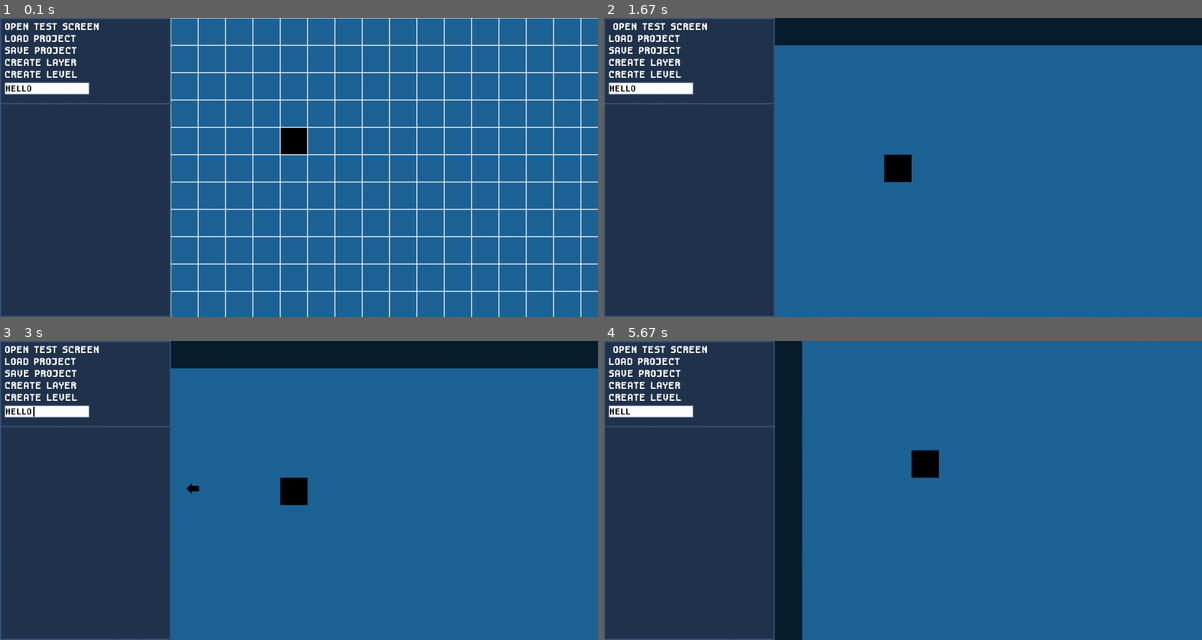
Above: before the commit, frames 1-4 (two rows, left to right).
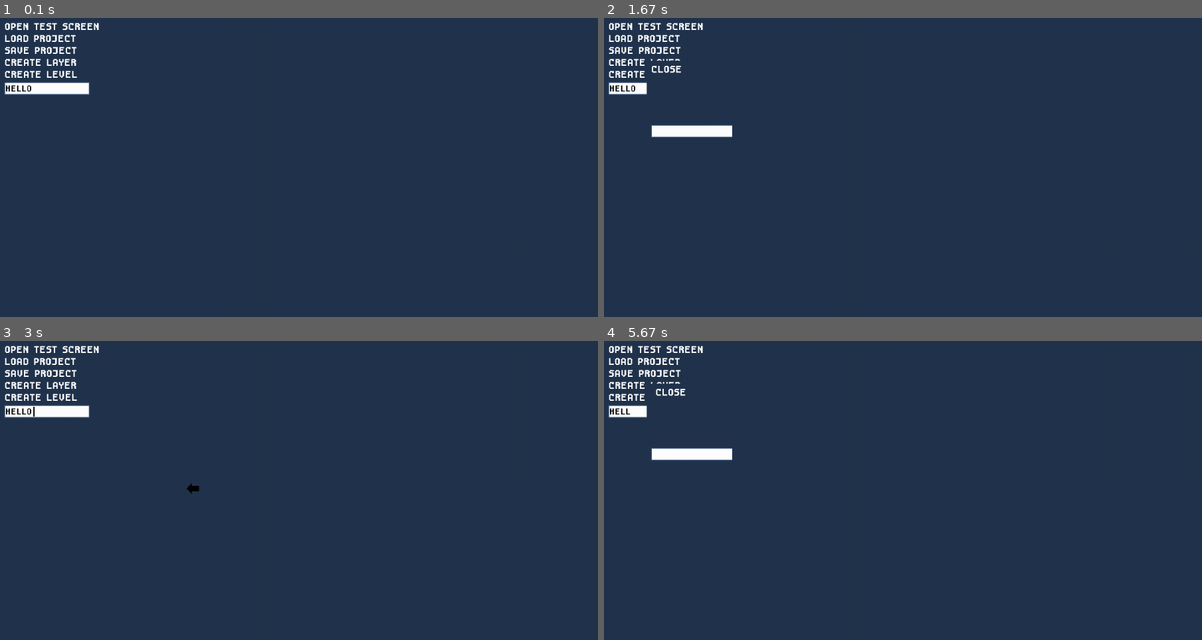
Above: after the commit, the same moments.

Repository: ImYourDope/PyGameLevelDesigner
Game: pygame game, started from main.py
The game is run twice, just before and just after one commit, with the same random seed, the same clock (stepped at 60 frames per second) and the same inputs.
Inputs (mouse positions are in pixels of both pictures, inside the frame that each line leads up to):
- Up to frame 1 (0.1 s): no input
- Up to frame 2 (1.67 s): press the mouse at (645, 50) at 0.37 s; move the mouse to (729, 62) at 0.47 s; release the mouse at (813, 74) at 0.6 s; press the mouse at (986, 38) at 0.7 s; move the mouse to (950, 53) at 0.8 s; release the mouse at (914, 65) at 0.93 s; press the mouse at (645, 38) at 1.03 s; move the mouse to (723, 158) at 1.13 s; release the mouse at (801, 281) at 1.27 s; click (657, 26) at 1.38 s
- Up to frame 3 (3 s): click (382, 619) at 1.88 s; press the mouse at (59, 391) at 2.2 s; move the mouse to (161, 427) at 2.3 s; release the mouse at (263, 463) at 2.43 s; click (526, 379) at 2.55 s; press the mouse at (47, 412) at 2.87 s; move the mouse to (191, 487) at 2.97 s
- Up to frame 4 (5.67 s): release the mouse at (944, 565) at 3.1 s; tap Backspace at 3.17 s; press the mouse at (645, 373) at 3.53 s; move the mouse to (729, 394) at 3.63 s; release the mouse at (807, 415) at 3.77 s; press the mouse at (657, 349) at 3.87 s; move the mouse to (765, 370) at 3.97 s; release the mouse at (879, 388) at 4.1 s; press the mouse at (693, 454) at 4.2 s; move the mouse to (891, 493) at 4.3 s; release the mouse at (1088, 535) at 4.43 s; press the mouse at (795, 490) at 4.53 s; move the mouse to (903, 514) at 4.63 s; release the mouse at (1010, 535) at 4.77 s; press the mouse at (669, 391) at 4.87 s; move the mouse to (801, 454) at 4.97 s; release the mouse at (932, 517) at 5.1 s; click (968, 601) at 5.22 s; press the mouse at (657, 349) at 5.53 s; move the mouse to (747, 379) at 5.63 s

The runs differ from the first frame. In frame 1, 72% of the frame differs, in the area x 0-100%, y 0-100%; in frame 2, 74%; in frame 3, 72%; in frame 4, 74%.

Commit message:
Created Layout manager

Diff:
--- a/Interface/button.py
+++ b/Interface/button.py
@@ -2,7 +2,7 @@
 
 from settings import *
 from .dom_element import DOMElement
-from event_manager import dom_event_manager
+from Layout import layout_manager
 
 
 class Button(DOMElement):
@@ -35,7 +35,9 @@
         return self.rect.collidepoint(cors) or self.shift_rect.collidepoint(cors)
 
     def draw(self, screen):
-        if not dom_event_manager.ishovered(self.id):
+        if self.id == 'close-popup':
+            pass
+        if not layout_manager.ishovered(self.id):
             screen.blit(self.surface, (self.pos[0], self.pos[1]))
         else:
             screen.blit(self.surface, (self.shift_pos[0], self.shift_pos[1]))
--- a/Interface/dom_element.py
+++ b/Interface/dom_element.py
@@ -20,3 +20,6 @@
 
     def onunfocus(self, event):
         """Processes unfocus event"""
+
+    def draw(self, screen):
+        """Draws self on screen"""
--- a/Interface/input.py
+++ b/Interface/input.py
@@ -1,8 +1,7 @@
 from settings import *
 
 from .dom_element import DOMElement
-from event_manager import dom_event_manager
-
+from Layout import layout_manager
 
 class Input(DOMElement):
     DEFAULT = {
@@ -27,9 +26,10 @@
         self.render_rect = None
         self.render_surface = pygame.Surface((1, 1))
         self.font = pygame.font.Font(inputline_font, self.rect.height - 2 * inputline_border_thickness)
+
+    def draw(self, screen):
         self.update_surface()
 
-    def draw(self, screen):
         pygame.draw.rect(screen, inputline_background_color, self.rect)
         pygame.draw.rect(screen, inputline_border_color, self.rect, inputline_border_thickness)
         screen.blit(self.render_surface.subsurface(
@@ -45,7 +45,7 @@
         self.render_surface = pygame.Surface((self.render_rect.width + 7, self.render_rect.height))
         self.render_surface.fill(inputline_background_color)
         self.render_surface.blit(self.render, (0, 0))
-        if dom_event_manager.infocus(self.id):
+        if layout_manager.infocus(self.id):
             pygame.draw.line(self.render_surface, 'black', (self.render_rect.width + 4, 2),
                              (self.render_rect.width + 4, self.render_rect.height - 2), 3)
 
@@ -67,4 +67,4 @@
         self.update_surface()
 
     def inputline_end(self, output):
-        output = self.texte
+        output = self.text
--- a/Interface/toggle.py
+++ b/Interface/toggle.py
@@ -1,6 +1,6 @@
 from .button import Button
 
-from event_manager import dom_event_manager, event_manager
+from event_manager import event_manager
 
 
 class Toggle(Button):
--- a/Layout.py
+++ b/Layout.py
@@ -1,6 +1,142 @@
+import pygame
+
+from event_manager import DOMEventElement, Singleton
+from settings import ui_main_color
+
+
 class Layout:
-    def __init__(self, dom):
-        self.dom = dom
+    DEFAULT = {
+        'x': 0,
+        'y': 0,
+        'width': 200,
+        'height': 200
+    }
+
+    def __init__(self, dom, properties):
+        self.properties = properties
+        self.dom = dict()
+        self.data = {
+            'object in focus': None
+        }
+        for elem in dom:
+            self.dom[elem.id] = DOMEventElement(elem)
+
+    def on(self, action, id, callback):
+        if id not in self.dom:
+            raise Exception('Incorrect ID')
+        self.dom[id].on(action, callback)
+
+    def onclick(self, id, callback):
+        self.on('click', id, callback)
+
+    def onhover(self, id, callback):
+        self.on('hover', id, callback)
+
+    def oninput(self, id, callback):
+        self.on('input', id, callback)
+
+    def onchange(self, id, callback):
+        self.on('change', id, callback)
+
+    def infocus(self, id):
+        if id not in self.dom:
+            return False
+        return self.data['object in focus'] == id
+
+    def ishovered(self, id):
+        if id not in self.dom:
+            return False
+        return self.dom[id].props['hover']
+
+    def elem_collision(self, id, cors):
+        return self.dom[id].mouse_collision(cors)
+
+    def change_focus(self, new_focus):
+        old_focus = self.data['object in focus']
+        self.data['object in focus'] = new_focus
+
+        if old_focus is not None:
+            prev = self.dom[old_focus]
+            prev.process_event('unfocus')
+
+        if new_focus is not None:
+            next = self.dom[new_focus]
+            next.process_event('focus')
+
+    def cors_to_dict(self, cors):
+        return {
+            'x': cors[0],
+            'y': cors[1]
+        }
+
+    def process_event(self, event):
+        if event.type == pygame.KEYDOWN:
+            if self.data['object in focus'] is not None:
+                self.dom[self.data['object in focus']].process_event('input', event)
+        elif event.type == pygame.MOUSEBUTTONDOWN:
+            for elem in self.dom.values():
+                if elem.mouse_collision(layout_manager.cors_to_relative_pos(pygame.mouse.get_pos())):
+                    elem.process_event('click', event)
+                    self.change_focus(elem.id)
+                    break
+            else:
+                self.change_focus(None)
+        elif event.type == pygame.MOUSEMOTION:
+            for elem in self.dom.values():
+                if elem.mouse_collision(layout_manager.cors_to_relative_pos(pygame.mouse.get_pos())):
+                    elem.props['hover'] = True
+                    elem.process_event('hover', event)
+                else:
+                    elem.props['hover'] = False
+
+    def rect(self):
+        return (self.properties['width'],
+                self.properties['height'])
+
+    def cors(self):
+        return (self.properties['x'],
+                self.properties['y'])
 
     def draw(self, screen):
-        pass
+        surface = pygame.Surface(self.rect())
+        surface.fill(ui_main_color)
+        # pygame.draw.rect(screen, ui_main_color, self.rect())
+        for elem in self.dom.values():
+            elem.draw(surface)
+        screen.blit(surface, self.cors())
+
+
+class LayoutManager(Singleton):
+    layouts = []
+
+    def push(self, layout):
+        self.layouts.append(layout)
+
+    def pop(self):
+        self.layouts.pop()
+
+    def last(self):
+        return self.layouts[len(self.layouts) - 1]
+
+    def cors_to_relative_pos(self, cors):
+        new_cors = [*cors]
+        for layout in self.layouts:
+            new_cors[0] -= layout.properties['x']
+            new_cors[1] -= layout.properties['y']
+        return new_cors
+
+    def process_event(self, event):
+        self.last().process_event(event)
+
+    def infocus(self, id):
+        return self.last().infocus(id)
+
+    def ishovered(self, id):
+        return self.last().ishovered(id)
+
+    def draw(self, screen):
+        for layout in self.layouts:
+            layout.draw(screen)
+
+
+layout_manager = LayoutManager()
--- a/XML_parser.py
+++ b/XML_parser.py
@@ -31,7 +31,8 @@
                 dom.append(Input(props))
             else:
                 raise Exception('Incorrect tag')
-        return Layout(dom)
+
+        return Layout(dom, XMLParser.set_default_parameters(self.read_metadata(), Layout.DEFAULT))
 
     @staticmethod
     def convert_props(props):
--- a/event_manager.py
+++ b/event_manager.py
@@ -56,6 +56,9 @@
     def onchange(self, callback):
         self.on('change', callback)
 
+    def draw(self, screen):
+        self.elem.draw(screen)
+
     def mouse_collision(self, cors):
         return self.elem.mouse_collision(cors)
 
@@ -77,69 +80,6 @@
         for callback in self.callbacks['change']:
             callback(event)
 
-
-class DOMEventManager(Singleton):
-    def init_dom(self, dom):
-        for elem in dom:
-            self.dom[elem.id] = DOMEventElement(elem)
-
-    def on(self, action, id, callback):
-        if id not in self.dom:
-            raise Exception('Incorrect ID')
-        self.dom[id].on(action, callback)
-
-    def onclick(self, id, callback):
-        self.on('click', id, callback)
-
-    def onhover(self, id, callback):
-        self.on('hover', id, callback)
-
-    def oninput(self, id, callback):
-        self.on('input', id, callback)
-
-    def onchange(self, id, callback):
-        self.on('change', id, callback)
-
-    def infocus(self, id):
-        return self.data['object_in_focus'] == id
-
-    def ishovered(self, id):
-        return self.dom[id].props['hover']
-
-    def elem_collision(self, id, cors):
-        return self.dom[id].mouse_collision(cors)
-
-    def change_focus(self, new_focus):
-        old_focus = self.data['object_in_focus']
-        self.data['object_in_focus'] = new_focus
-
-        if old_focus is not None:
-            prev = self.dom[old_focus]
-            prev.process_event('unfocus')
-
-        if new_focus is not None:
-            next = self.dom[new_focus]
-            next.process_event('focus')
-
-    def process_event(self, event):
-        if event.type == pygame.KEYDOWN:
-            if self.data['object_in_focus'] is not None:
-                self.dom[self.data['object_in_focus']].process_event('input', event)
-        elif event.type == pygame.MOUSEBUTTONDOWN:
-            for _, elem in self.dom.items():
-                if elem.mouse_collision(pygame.mouse.get_pos()):
-                    elem.process_event('click', event)
-                    self.change_focus(elem.id)
-                    break
-            else:
-                self.change_focus(None)
-        elif event.type == pygame.MOUSEMOTION:
-            for _, elem in self.dom.items():
-                if elem.mouse_collision(pygame.mouse.get_pos()):
-                    elem.props['hover'] = True
-                    elem.process_event('hover', event)
-                else:
-                    elem.props['hover'] = False
 
 
 class EventManager(Singleton):
@@ -172,4 +112,3 @@
 
 
 event_manager = EventManager()
-dom_event_manager = DOMEventManager()
--- a/main.py
+++ b/main.py
@@ -8,8 +8,9 @@
 # from inputlines import *
 # from popupscreens import *
 
-from event_manager import event_manager, dom_event_manager
+from event_manager import event_manager
 from XML_parser import XMLParser
+from Layout import Layout, layout_manager
 
 event_manager.test_popup_screen = "hello"
 
@@ -22,11 +23,15 @@
 pygame.display.set_caption('PyGame Level Designer')
 clock = pygame.time.Clock()
 
-dom = xml.read_dom()
+root = xml.read_dom()
 
-dom_event_manager.init_dom(dom.dom)
+xml = XMLParser('popup.xml')
+popup = xml.read_dom()
+popup.onclick('close-popup', lambda _: layout_manager.pop())
 
-dom_event_manager.onclick('open-test-screen-button', toggle_grid)
+
+
+root.onclick('open-test-screen-button', lambda _: layout_manager.push(popup))
 
 # CREATE SECTION
 # create_popup_screen_buttons(screen)
@@ -39,6 +44,8 @@
 # dom_event_manager.oninput('input', lambda _: print(dom[2].text))
 # create_main_screen_buttons("pohui")
 
+layout_manager.push(root)
+
 while True:
 
     # DRAW SECTION
@@ -48,11 +55,8 @@
         draw_grid(screen)
     draw_ui(screen)
 
-    for elem in dom.dom:
-        elem.draw(screen)
+    layout_manager.draw(screen)
 
-    # if event_manager.popup_screen_on:
-    #     event_manager.popup_screen.draw()
     if event_manager.main_screen_on:
         draw_scrolling_cursor(screen)
 
@@ -62,7 +66,7 @@
             scroll_canvas(event)
 
         if event.type in (pygame.KEYDOWN, pygame.MOUSEBUTTONDOWN, pygame.MOUSEMOTION):
-            dom_event_manager.process_event(event)
+            layout_manager.process_event(event)
 
         if event.type == pygame.QUIT:
             pygame.quit()
--- a/popup.xml
+++ b/popup.xml
@@ -1,9 +1,17 @@
 <?xml version="1.0" encoding="UTF-8" ?>
-<Layout width="1400"
-        height="700">
+<Layout x="100"
+        y="100"
+        width="200"
+        height="200">
+    <Input id="input-text"
+           x="10"
+           y="150"/>
 
     <Button id="close-popup"
             x="10"
             y="5"
-            text="CLOSE"/>
+            text="CLOSE">
+        <Hover position="relative"
+               x="10"/>
+    </Button>
 </Layout>
Binary file removed: ARCADECLASSIC.TTF
